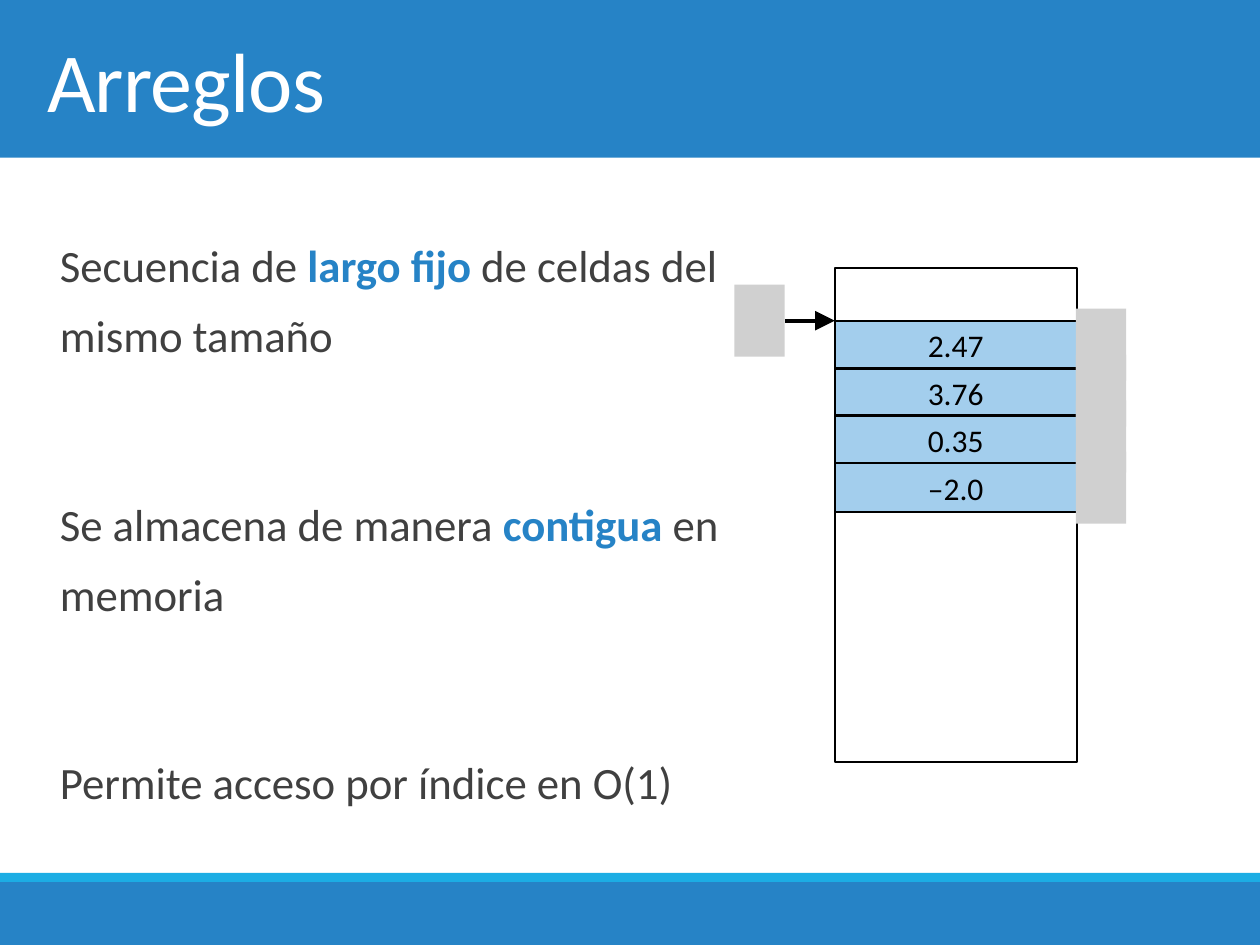
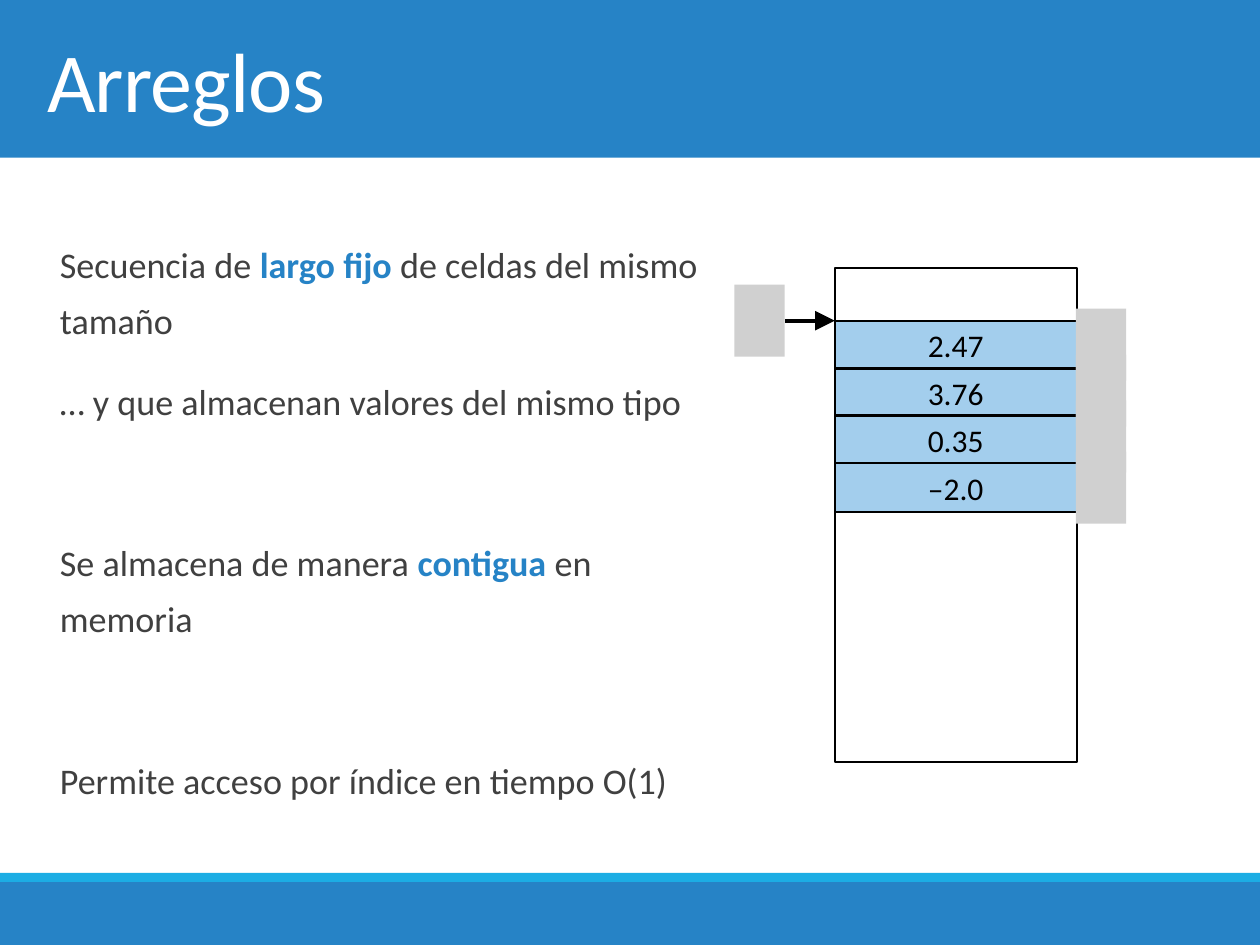
Before and after one commit to chris-carstens/2020-2, a slide deck: slide 37 of Clases/00 - Introducción al curso/00. Introducción al curso.pptx (slide 36 before the commit). Drawn at 1260x945 pixels with LibreOffice and Linux fonts; fonts in the diff are those of the drawing; grey boxes stand for pictures. Boxes give left, top, right and bottom in pixels: in the first picture for what was removed or moved away, otherwise in the second. Text is boxed around its words. In the diff, an @@ line names an element or a change of style, - is before the commit and + after.

```diff
--- a/Clases/00 - Introducción al curso/00. Introducción al curso.pptx
+++ b/Clases/00 - Introducción al curso/00. Introducción al curso.pptx
@@ text at (x1=60, y1=252, x2=697, y2=633): size 25.6 to 20.6 pt in "Secuencia de largo fijo de celdas del ...", "Se almacena de manera contigua en memoria" @@
@@ text at (x1=93, y1=390, x2=681, y2=421): paragraph added @@
+  … y que almacenan valores del mismo tipo
@@ text at (x1=60, y1=768, x2=667, y2=800): text changed; size 25.6 to 20.6 pt @@
-  Permite acceso por índice en O(1)
+  Permite acceso por índice en tiempo O(1)
```
Also in this commit, not shown: 5 other slides changed, 1 slide added, 3 other files.
